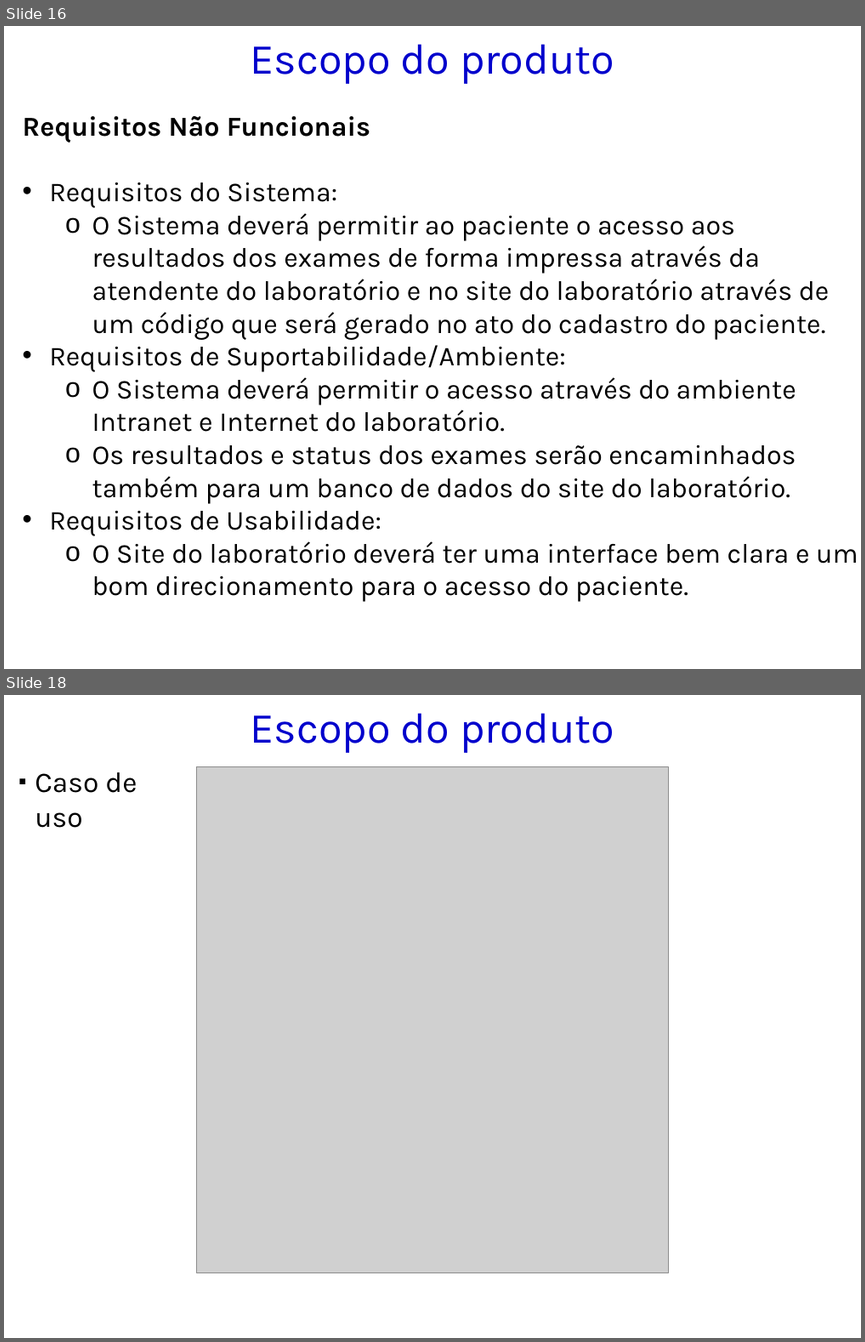
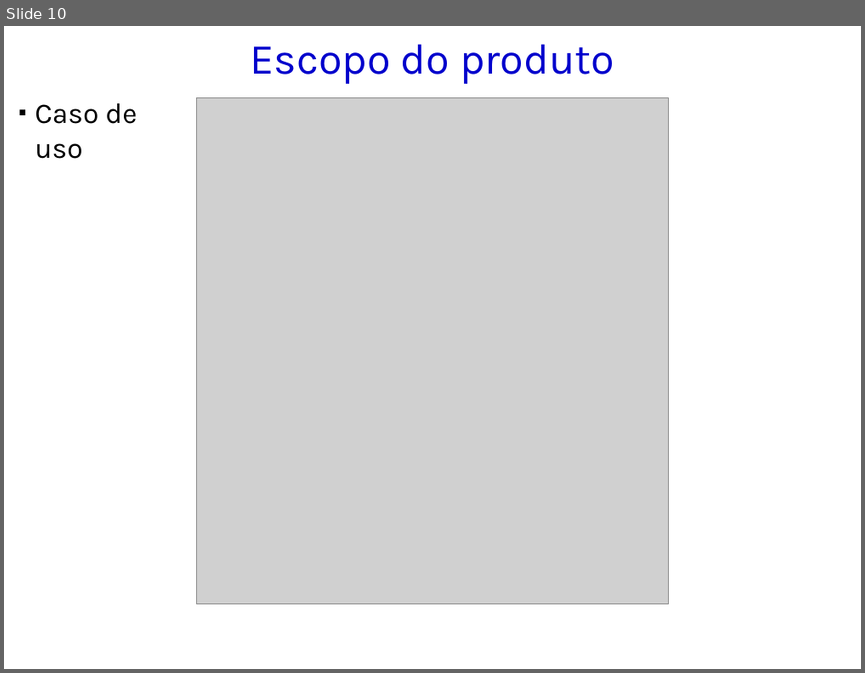
Before and after one commit to kokmz/TCCHUE, a slide deck: GPS_2014_Modelo de Apresentação_Entrega 2.pptx. Shown one above the other, each under a label of ours: slides 16 and 18 before the commit, slide 10 after it; the slides between them are not shown. The pictures are 865x1342 and 865x673 pixels, drawn with LibreOffice and Linux fonts; fonts in the diff are those of the drawing; grey boxes stand for pictures; background and template pictures are left out. Boxes give left, top, right and bottom in pixels: in the first picture for what was removed or moved away, otherwise in the second. Text is boxed around its words. In the diff, an @@ line names an element or a change of style, - is before the commit and + after.

```diff
--- a/GPS_2014_Modelo de Apresentação_Entrega 2.pptx
+++ b/GPS_2014_Modelo de Apresentação_Entrega 2.pptx
@@ slide 16 removed at (4,26,861,669), background picture (left out) @@
@@ title removed at (250,44,614,84) @@
-Escopo do produto
@@ text removed at (23,116,858,601) @@
-  Requisitos Não Funcionais
-• Requisitos do Sistema:
-  o O Sistema deverá permitir ao paciente o acesso aos resultados dos exames de forma impressa através da atendente do laboratório e no site do laboratório através de um código que será gerado no ato do cadastro do paciente.
-• Requisitos de Suportabilidade/Ambiente:
-  o O Sistema deverá permitir o acesso através do ambiente Intranet e Internet do laboratório.
-  o Os resultados e status dos exames serão encaminhados também para um banco de dados do site do laboratório.
-• Requisitos de Usabilidade:
-  o O Site do laboratório deverá ter uma interface bem clara e um bom direcionamento para o acesso do paciente.
@@ what was slide 18 is now slide 10 @@
```
Also in this commit, not shown: 3 slides changed, 5 slides added, 21 other slides removed.
